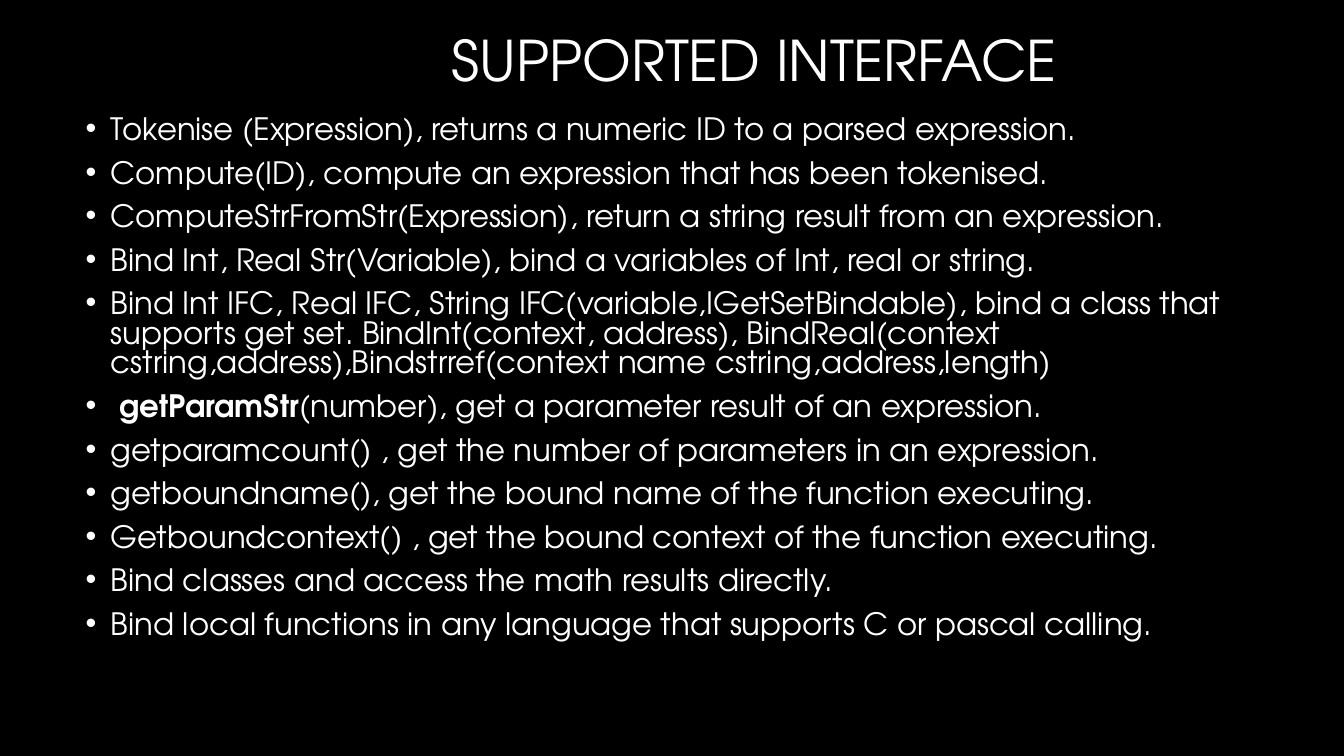
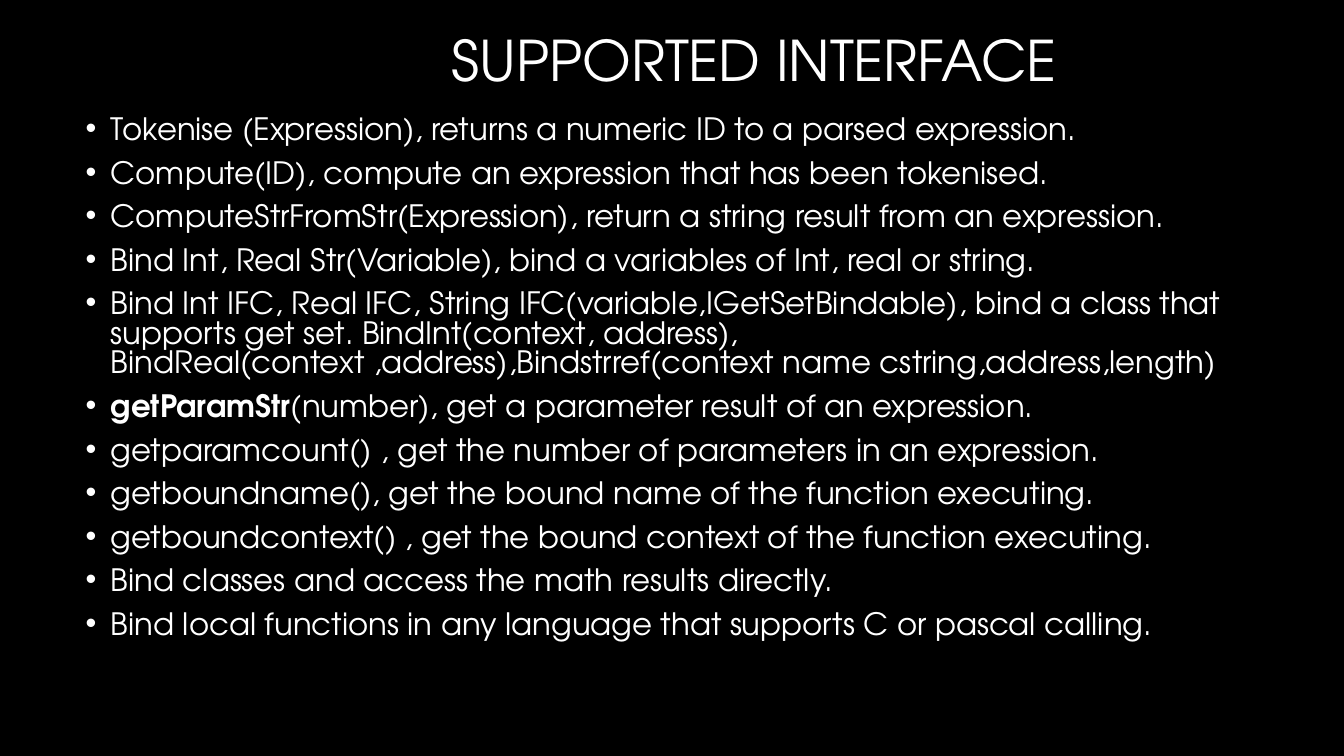
Before and after one commit to CalcScript/CalcScript-2-Clarion, a slide deck: slide 3 of Calc Script 2.pptx. Drawn at 1344x756 pixels with LibreOffice and Linux fonts; fonts in the diff are those of the drawing; background and template pictures are left out. Boxes give left, top, right and bottom in pixels: in the first picture for what was removed or moved away, otherwise in the second. Text is boxed around its words. In the diff, an @@ line names an element or a change of style, - is before the commit and + after.

```diff
--- a/Calc Script 2.pptx
+++ b/Calc Script 2.pptx
@@ text at <box>111,291,1221,380</box>: text changed @@
-• Bind Int IFC, Real IFC, String IFC(variable,IGetSetBindable), bind a class that supports get set. BindInt(context, address), BindReal(context cstring,address),Bindstrref(context name cstring,address,length)
+• Bind Int IFC, Real IFC, String IFC(variable,IGetSetBindable), bind a class that supports get set. BindInt(context, address), BindReal(context ,address),Bindstrref(context name cstring,address,length)
@@ text at <box>111,525,1152,555</box>: text changed @@
-• Getboundcontext() , get the bound context of the function executing.
+• getboundcontext() , get the bound context of the function executing.
```
Also in this commit, not shown: 1 other file.
